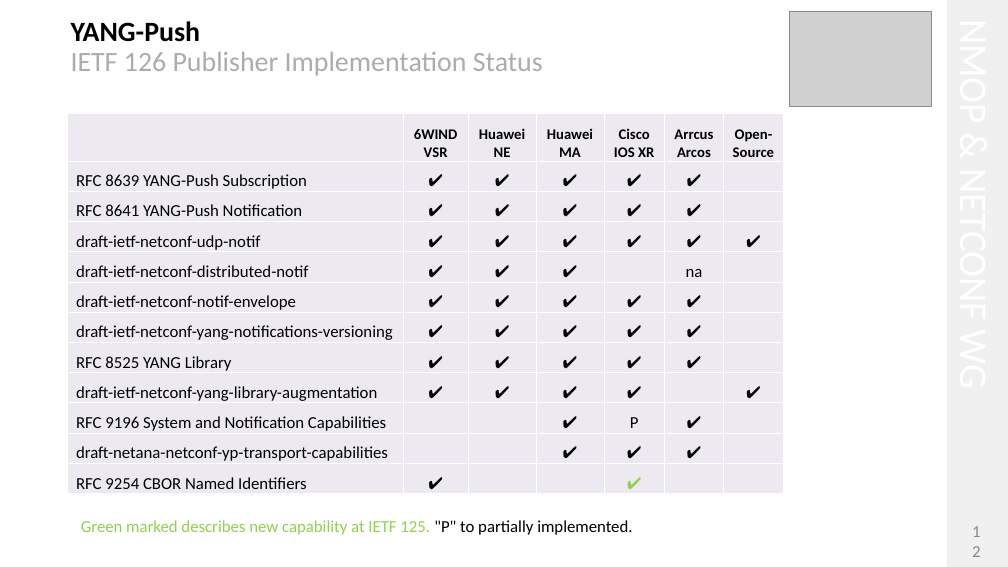
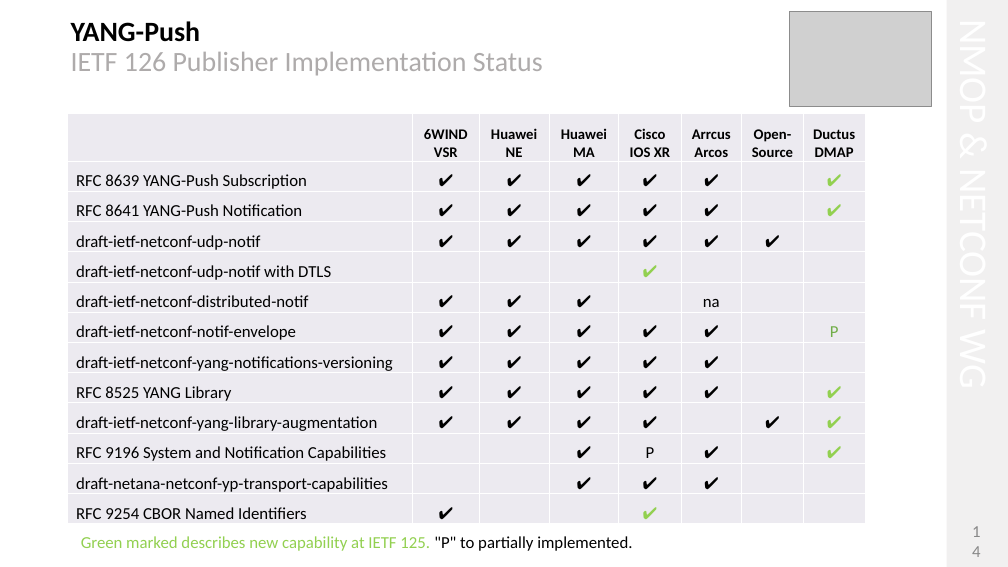
Before and after one commit to network-analytics/ietf-network-analytics-document-status, a slide deck: slide 14 of 126/NMOP/draft-ietf-nmop-yang-message-broker-integration-13.pptx (slide 12 before the commit). Drawn at 1008x567 pixels with LibreOffice and Linux fonts; fonts in the diff are those of the drawing; grey boxes stand for pictures. Boxes give left, top, right and bottom in pixels: in the first picture for what was removed or moved away, otherwise in the second. Text is boxed around its words. In the diff, an @@ line names an element or a change of style, - is before the commit and + after.

Commit message:
draft slides

```diff
--- a/126/NMOP/draft-ietf-nmop-yang-message-broker-integration-13.pptx
+++ b/126/NMOP/draft-ietf-nmop-yang-message-broker-integration-13.pptx
@@ table at <box>67,113,864,524</box> @@
- | 6WIND VSR | Huawei NE | Huawei MA | Cisco IOS XR | Arrcus Arcos | Open-Source
-RFC 8639 YANG-Push Subscription | ✔ | ✔ | ✔ | ✔ | ✔ | 
-RFC 8641 YANG-Push Notification | ✔ | ✔ | ✔ | ✔ | ✔ | 
-draft-ietf-netconf-udp-notif | ✔ | ✔ | ✔ | ✔ | ✔ | ✔
-draft-ietf-netconf-distributed-notif | ✔ | ✔ | ✔ |  | na | 
-draft-ietf-netconf-notif-envelope | ✔ | ✔ | ✔ | ✔ | ✔ | 
-draft-ietf-netconf-yang-notifications-versioning | ✔ | ✔ | ✔ | ✔ | ✔ | 
-RFC 8525 YANG Library | ✔ | ✔ | ✔ | ✔ | ✔ | 
-draft-ietf-netconf-yang-library-augmentation | ✔ | ✔ | ✔ | ✔ |  | ✔
-RFC 9196 System and Notification Capabilities |  |  | ✔ | P | ✔ | 
-draft-netana-netconf-yp-transport-capabilities |  |  | ✔ | ✔ | ✔ | 
-RFC 9254 CBOR Named Identifiers | ✔ |  |  | ✔ |  | 
+ | 6WIND VSR | Huawei NE | Huawei MA | Cisco IOS XR | Arrcus Arcos | Open-Source | Ductus DMAP
+RFC 8639 YANG-Push Subscription | ✔ | ✔ | ✔ | ✔ | ✔ |  | ✔
+RFC 8641 YANG-Push Notification | ✔ | ✔ | ✔ | ✔ | ✔ |  | ✔
+draft-ietf-netconf-udp-notif | ✔ | ✔ | ✔ | ✔ | ✔ | ✔ | 
+draft-ietf-netconf-udp-notif with DTLS |  |  |  | ✔ |  |  | 
+draft-ietf-netconf-distributed-notif | ✔ | ✔ | ✔ |  | na |  | 
+draft-ietf-netconf-notif-envelope | ✔ | ✔ | ✔ | ✔ | ✔ |  | P
+draft-ietf-netconf-yang-notifications-versioning | ✔ | ✔ | ✔ | ✔ | ✔ |  | 
+RFC 8525 YANG Library | ✔ | ✔ | ✔ | ✔ | ✔ |  | ✔
+draft-ietf-netconf-yang-library-augmentation | ✔ | ✔ | ✔ | ✔ |  | ✔ | ✔
+RFC 9196 System and Notification Capabilities |  |  | ✔ | P | ✔ |  | ✔
+draft-netana-netconf-yp-transport-capabilities |  |  | ✔ | ✔ | ✔ |  | 
+RFC 9254 CBOR Named Identifiers | ✔ |  |  | ✔ |  |  | 
@@ table: place and size @@
-table at <box>67,113,783,494</box>
+table at <box>67,113,864,524</box>
@@ text "Green marked describes new capability ...": place and size @@
-text "Green marked describes new capability ..." at <box>81,520,632,535</box>
+text "Green marked describes new capability ..." at <box>81,536,632,551</box>
@@ page number at <box>966,526,986,556</box>: text changed @@
-12
+14
```
Also in this commit, not shown: 4 other slides changed, 3 slides added, 8 slides removed, 3 other files.
